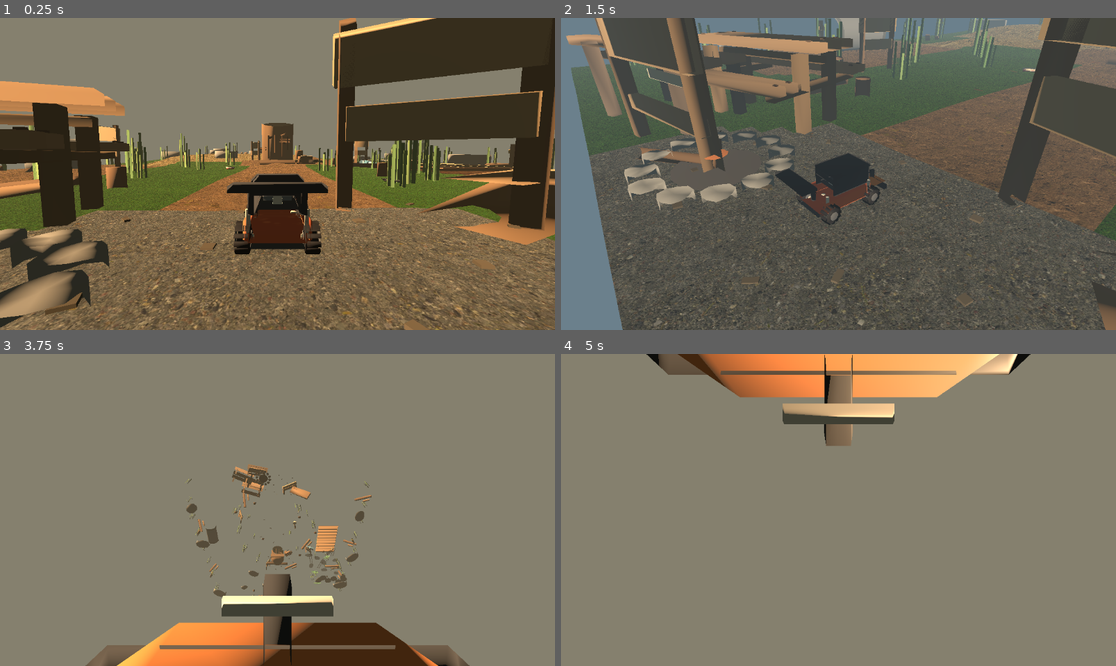
Above: before the commit, frames 1-4 (two rows, left to right).
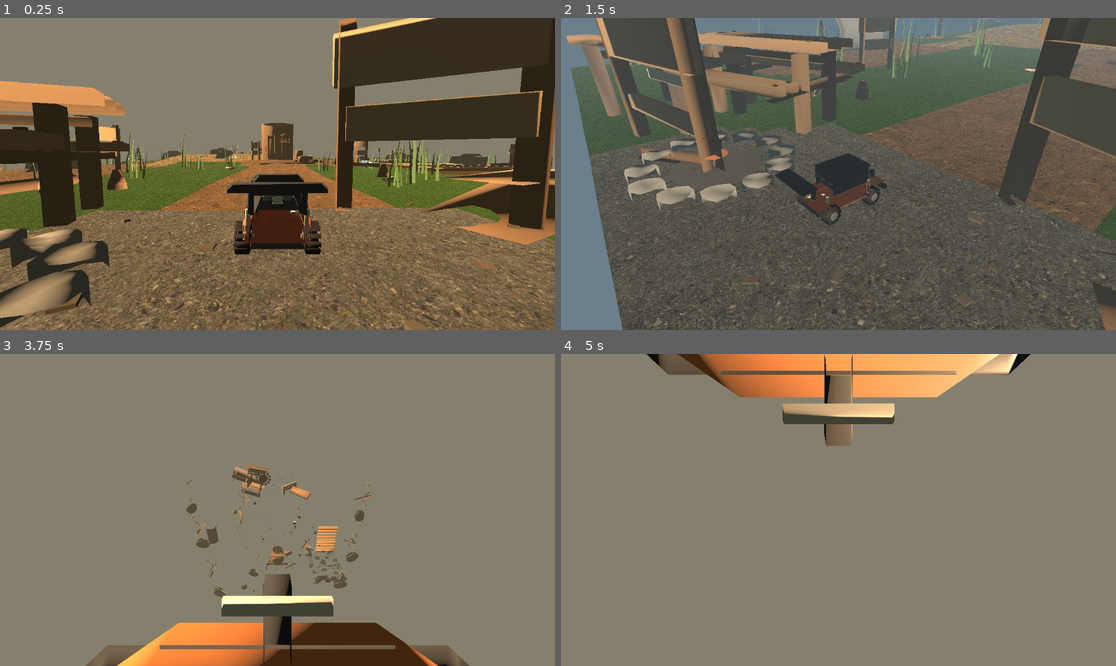
Above: after the commit, the same moments.

Repository: YotsuBotfds/trailhead
Game: Godot game, scene res://scenes/cedar_hollow_playable.tscn
Two runs of this game, one before a commit and one after it. Both use one fixed random seed, a clock stepped at 60 frames per second and the inputs below. This scene is started directly instead of the project's main scene.
Inputs:
- Up to frame 1 (0.25 s): no input
- Up to frame 2 (1.5 s): hold R (self_right) 0.53-1.28 s; tap C (cam_toggle) at 0.6 s; hold S (brake) from 1.28 s (still down); tap N (mood_toggle) at 1.35 s
- Up to frame 3 (3.75 s): release S (brake) at 2.03 s; hold R (self_right) 2.03-2.78 s; hold W (throttle) 2.03-2.78 s; hold Up 2.78-3.53 s; tap C (cam_toggle) at 2.85 s; hold A (steer_left) from 3.53 s (still down); tap N (mood_toggle) at 3.6 s
- Up to frame 4 (5 s): keep holding A (steer_left); tap W (throttle) at 4.35 s

The runs differ from the first frame. In frame 1, 2.9% of the frame differs, in the area x 0-100%, y 34-59%; in frame 2, 1.1%; in frame 3, 0.4%; in frame 4, nothing differs.

Commit message:
Upgrade procedural scatter visuals

Diff:
--- a/systems/render/scatter_visual_builder.gd
+++ b/systems/render/scatter_visual_builder.gd
@@ -86,7 +86,10 @@
 		Vector3(3.15, 0.0, -7.25)
 	]
 	for i in range(mini(EXPECTED_BOULDERS, positions.size())):
-		var scale: Vector3 = Vector3.ONE * (0.75 + float(i % 3) * 0.15)
+		var scale_factor: float = 0.75 + float(i % 3) * 0.15
+		if i == 3:
+			scale_factor = 0.62
+		var scale: Vector3 = Vector3.ONE * scale_factor
 		_instance_scatter(parent, BoulderScene, "boulder_" + str(i + 1), positions[i], Vector3(0.0, float(i) * 41.0, 0.0), scale)
 
 
@@ -128,7 +131,10 @@
 		Vector3(3.05, 0.0, -7.65)
 	]
 	for i in range(mini(EXPECTED_FERN_CLUMPS, positions.size())):
-		var scale: Vector3 = Vector3.ONE * (0.8 + float(i % 3) * 0.12)
+		var scale_factor: float = 0.8 + float(i % 3) * 0.12
+		if i == 4:
+			scale_factor = 0.68
+		var scale: Vector3 = Vector3.ONE * scale_factor
 		_instance_scatter(parent, FernClumpScene, "fern_clump_" + str(i + 1), positions[i], Vector3(0.0, float(i) * 53.0, 0.0), scale)
 
 
Binary file changed: assets/models/scatter/boulder_a.glb
Binary file changed: assets/models/scatter/branch_a.glb
Binary file changed: assets/models/scatter/cattail.glb
Binary file changed: assets/models/scatter/fern_clump.glb
Binary file changed: assets/models/scatter/grass_tuft.glb
Binary file changed: assets/models/scatter/pinecone.glb
Binary file changed: assets/models/scatter/trail_blaze.glb
